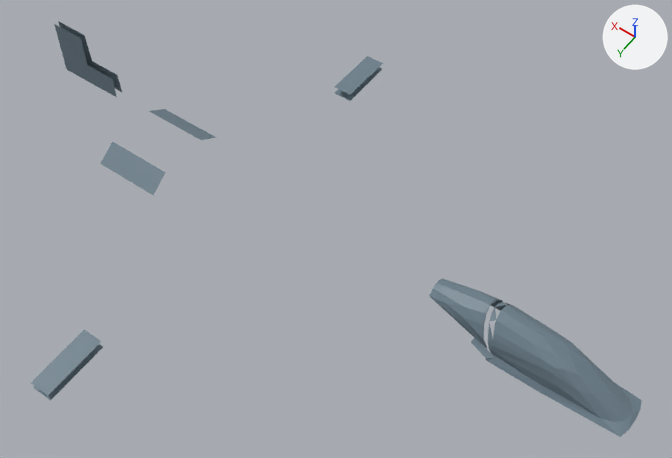
The glTF model public/models/f16.glass.glb: old version first, new version second.
The view is the same before and after, from a 50 mm camera at (-5.49, 6.5, 11.1) aimed at (-0.85, 0.01, 0.9). Arrows for +X, +Y and +Z are at upper right; the lights stay in place. The older version comes first.

In view in the first picture: 'glass'.
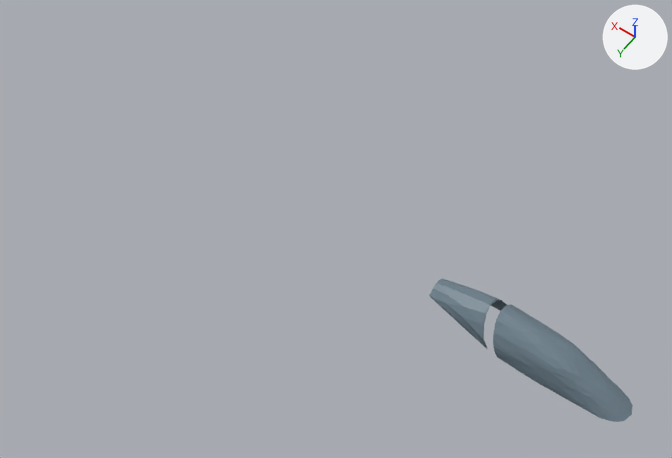
Where the change shows, as pixel boxes (x1, y1, x2, y2) in the pictures (672 x 458 px):
'glass', reshaped (66% narrower, 65% shorter)
    before: (31, 21, 641, 437)
    after: (429, 278, 633, 422)
part 1 of me_mesh_0, deleted
    before: (31, 21, 383, 401)
part 2 of me_mesh_0, cut back
    before: (471, 302, 641, 437)
    after: (433, 278, 633, 422)

Diff of the bpy script that builds the scene:
```diff
--- a/public/models/f16.glass.glb.py
+++ b/public/models/f16.glass.glb.py
@@ me_mesh_0 @@
 # used by ob_glass; location = (0.0, 0.0, 0.0)
-me_mesh_0.from_pydata(...)  # 232 vertices, 289 faces; spans x -5.45..4.26, y -3.95..3.96, z -0.03..2.08
+me_mesh_0.from_pydata(...)  # 346 vertices, 599 faces; spans x -5.38..-2.48, y -0.34..0.34, z 0.48..1.13
+# me_mesh_0 part 1: 10 loose pieces with 40 vertices, spanning x 0.97..4.26, y -3.95..3.96, z -0.03..2.08, are deleted
+# me_mesh_0 part 2: 1 vertex moved from x -3.51, y 0.41, z 0.54 to x -3.93, y 0.33, z 0.59; 46 vertices removed from x -5.45..-3.25, y -0.41..0.4, z 0.41..1.13; 200 vertices added at x -5.29..-2.72, y -0.33..0.33, z 0.48..1.11
 me_mesh_0.materials.append(mat_defaultmaterial)
```
